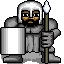
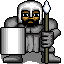
Revision of a layered (64, 64) image; what changed, layer by layer:
"Layer 10": opacity 51% → 52%, painted on it over (x1=1, y1=52, x2=59, y2=64)
